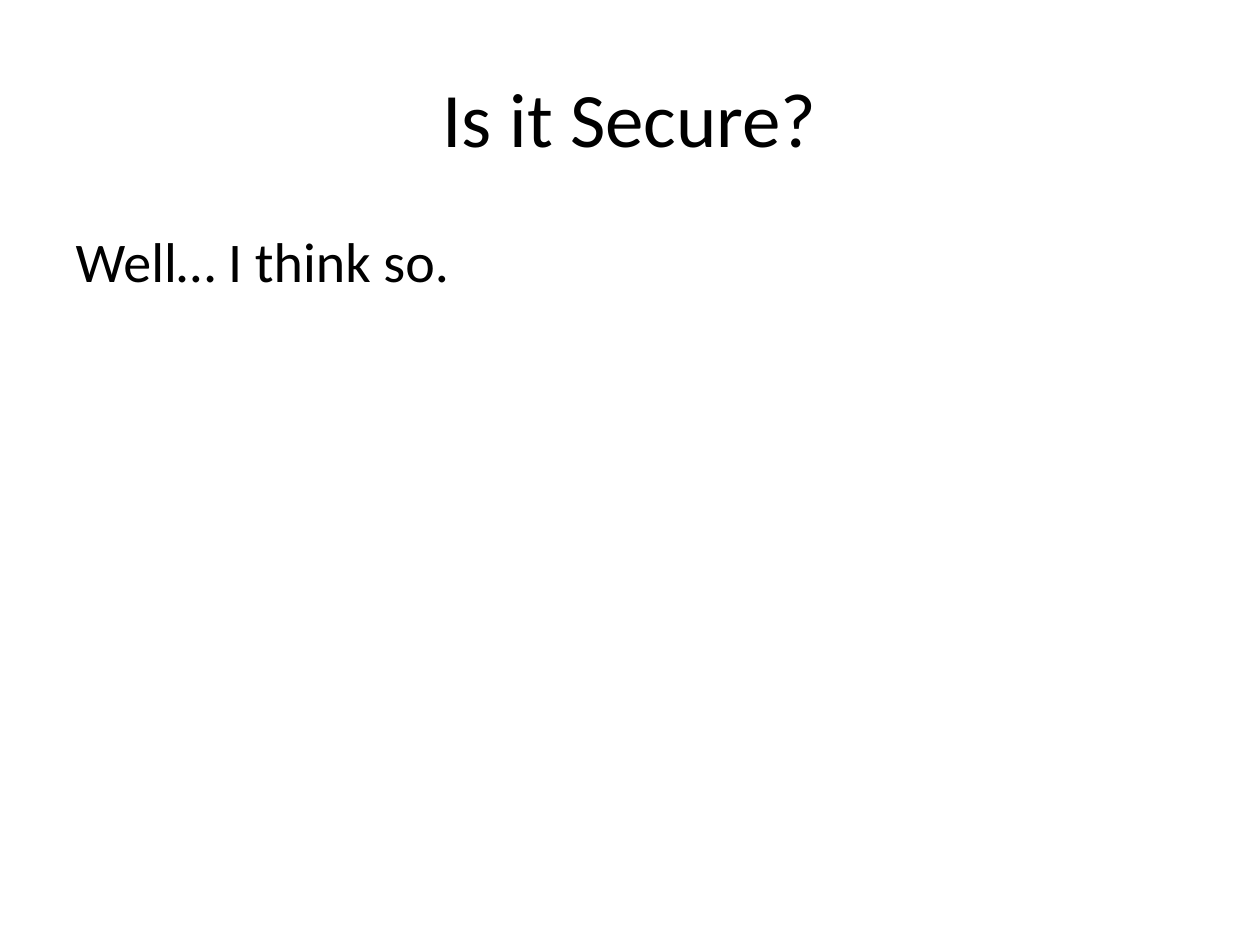
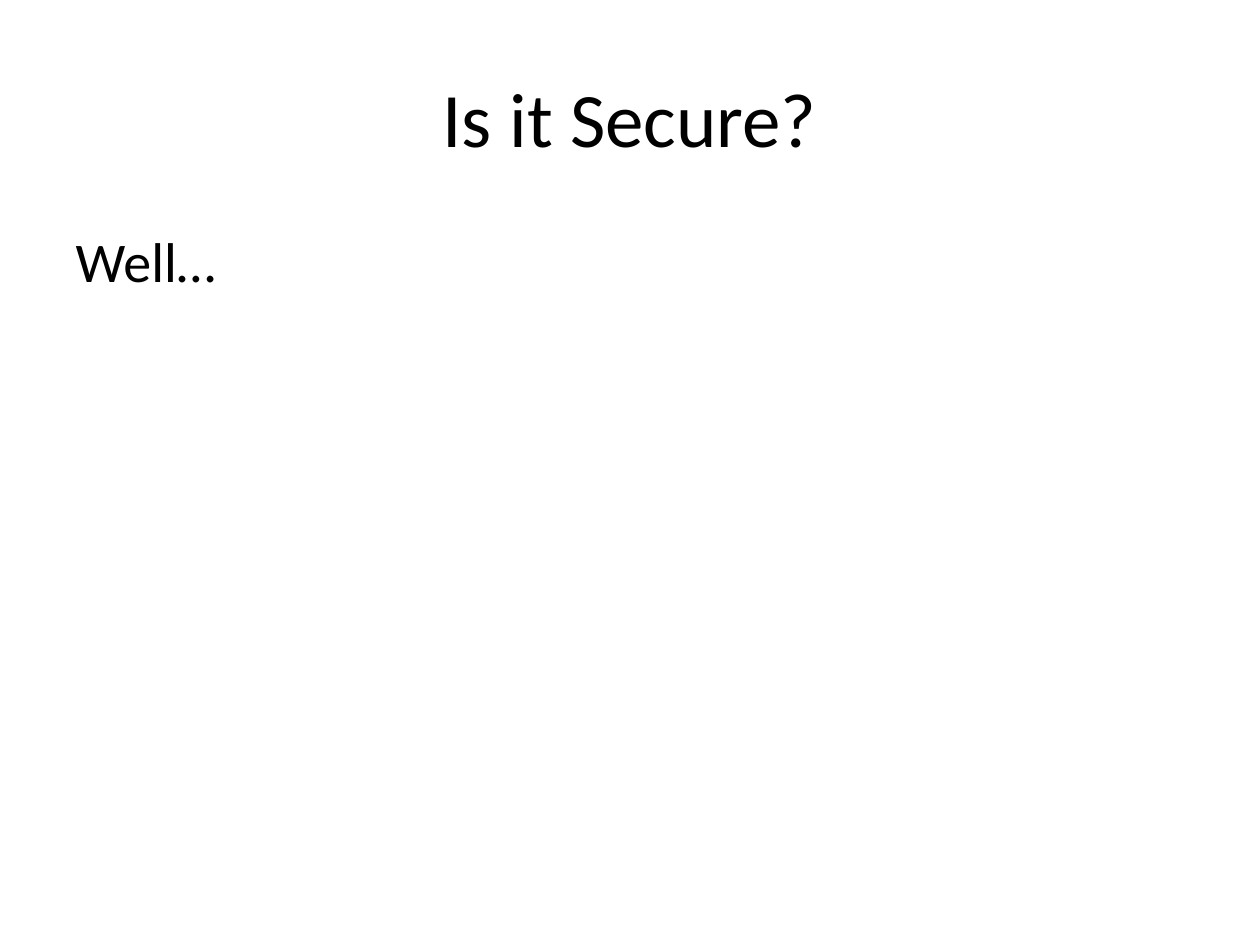
Before and after one commit to danielsomerfield/dev-nexus-presentation, a slide deck: slide 13 of deck/Dev Nexus Presentation.pptx (slide 18 before the commit). Drawn at 1260x945 pixels with LibreOffice and Linux fonts; fonts in the diff are those of the drawing. Boxes give left, top, right and bottom in pixels: in the first picture for what was removed or moved away, otherwise in the second. Text is boxed around its words. In the diff, an @@ line names an element or a change of style, - is before the commit and + after.

```diff
--- a/deck/Dev Nexus Presentation.pptx
+++ b/deck/Dev Nexus Presentation.pptx
@@ text at (x1=76, y1=243, x2=216, y2=283): text changed @@
-Well… I think so.
+Well…
```
Also in this commit, not shown: 4 other slides changed, 4 slides added, 5 other files.
